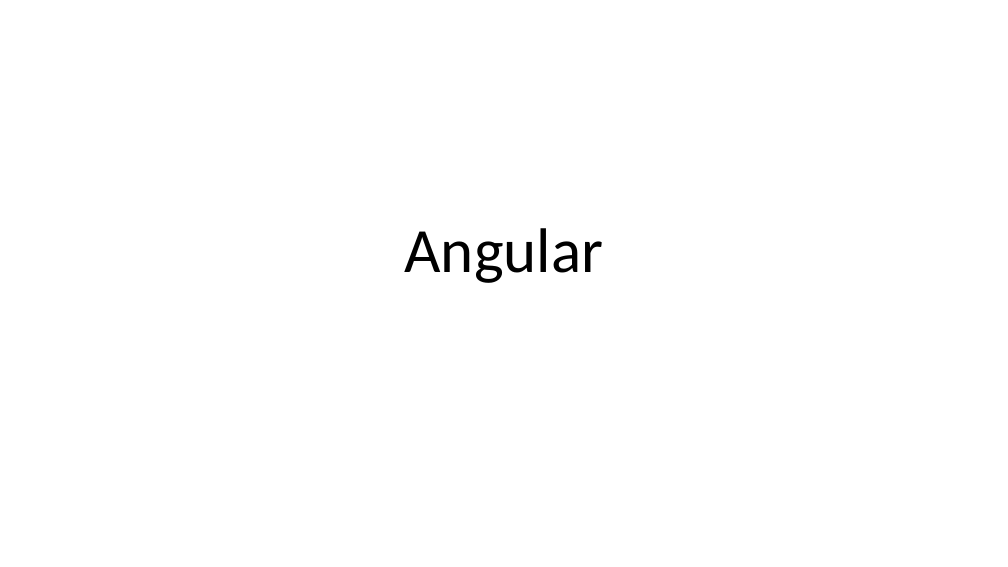
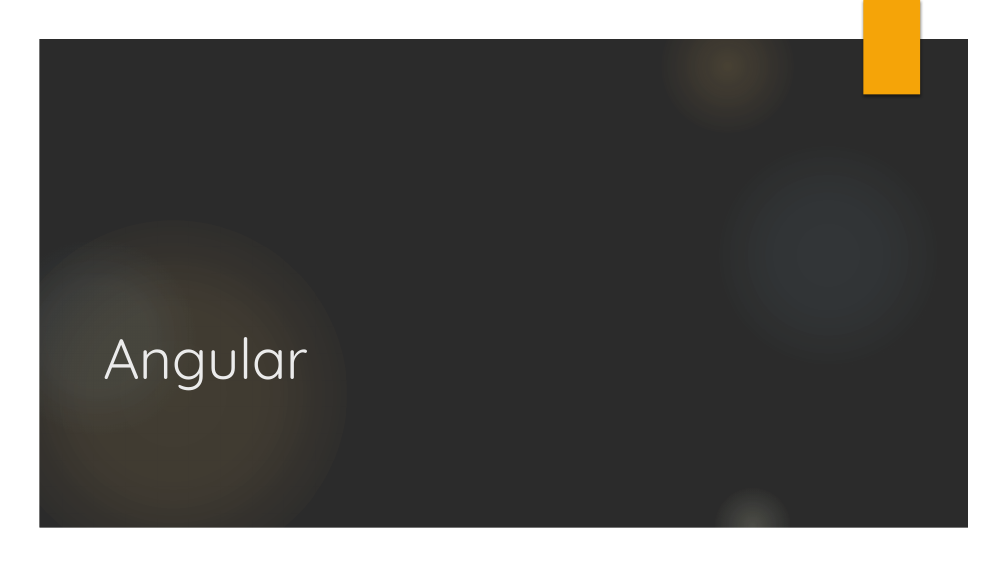
Before and after one commit to jcmlumacad1/angular-tutorial, a slide deck: slide 1 of angular.pptx. Drawn at 1008x567 pixels with LibreOffice and Linux fonts; fonts in the diff are those of the drawing; background and template pictures are left out; a plain dark background stands for a picture behind light text. Boxes give left, top, right and bottom in pixels: in the first picture for what was removed or moved away, otherwise in the second. Text is boxed around its words. In the diff, an @@ line names an element or a change of style, - is before the commit and + after.

Commit message:
saved changes

```diff
--- a/angular.pptx
+++ b/angular.pptx
@@ background #FFFFFF to picture (left out) @@
@@ group added at [0,0,1008,567]: 6 ellipses, 1 freeform shape @@
@@ rectangle added at [864,0,920,95], fill #F5A408 @@
@@ title "Angular": place and size @@
-title "Angular" at [405,228,604,283]
+title "Angular" at [103,337,308,391]
@@ title "Angular" at [103,337,308,391]: size 60 to 54 pt, font Calibri to Quicksand, text colour #000000 to #EBEBEB; alignment centre to left; line spacing 0.9 to 1 @@
```
Also in this commit, not shown: 10 other slides changed.
